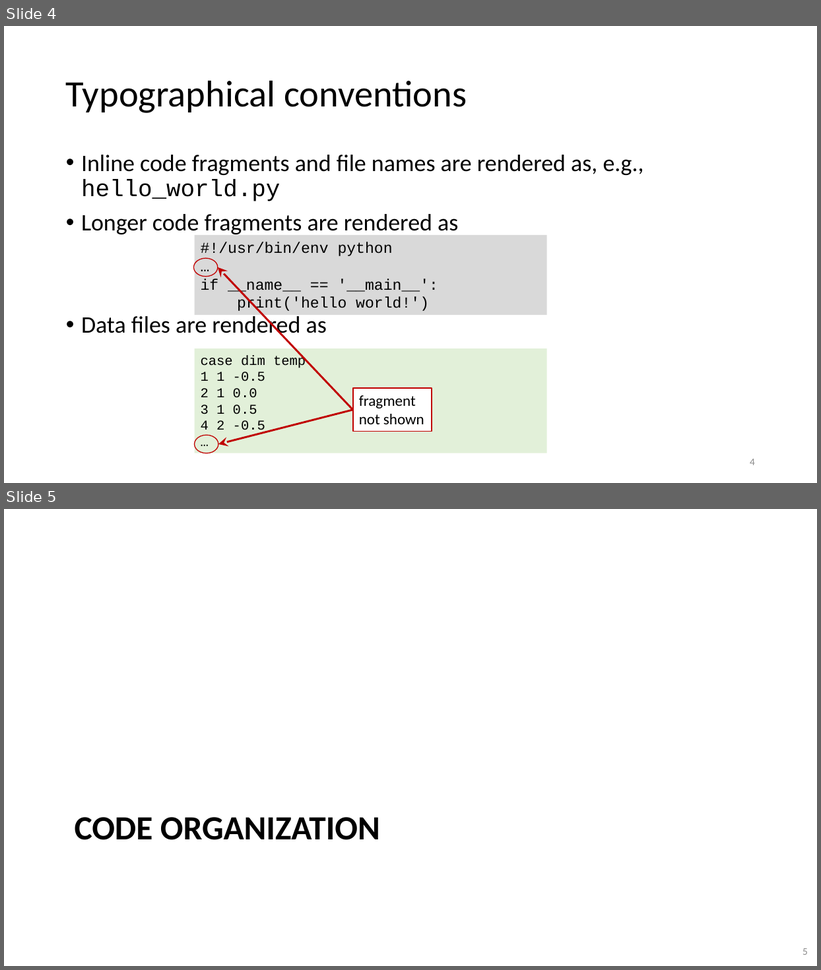
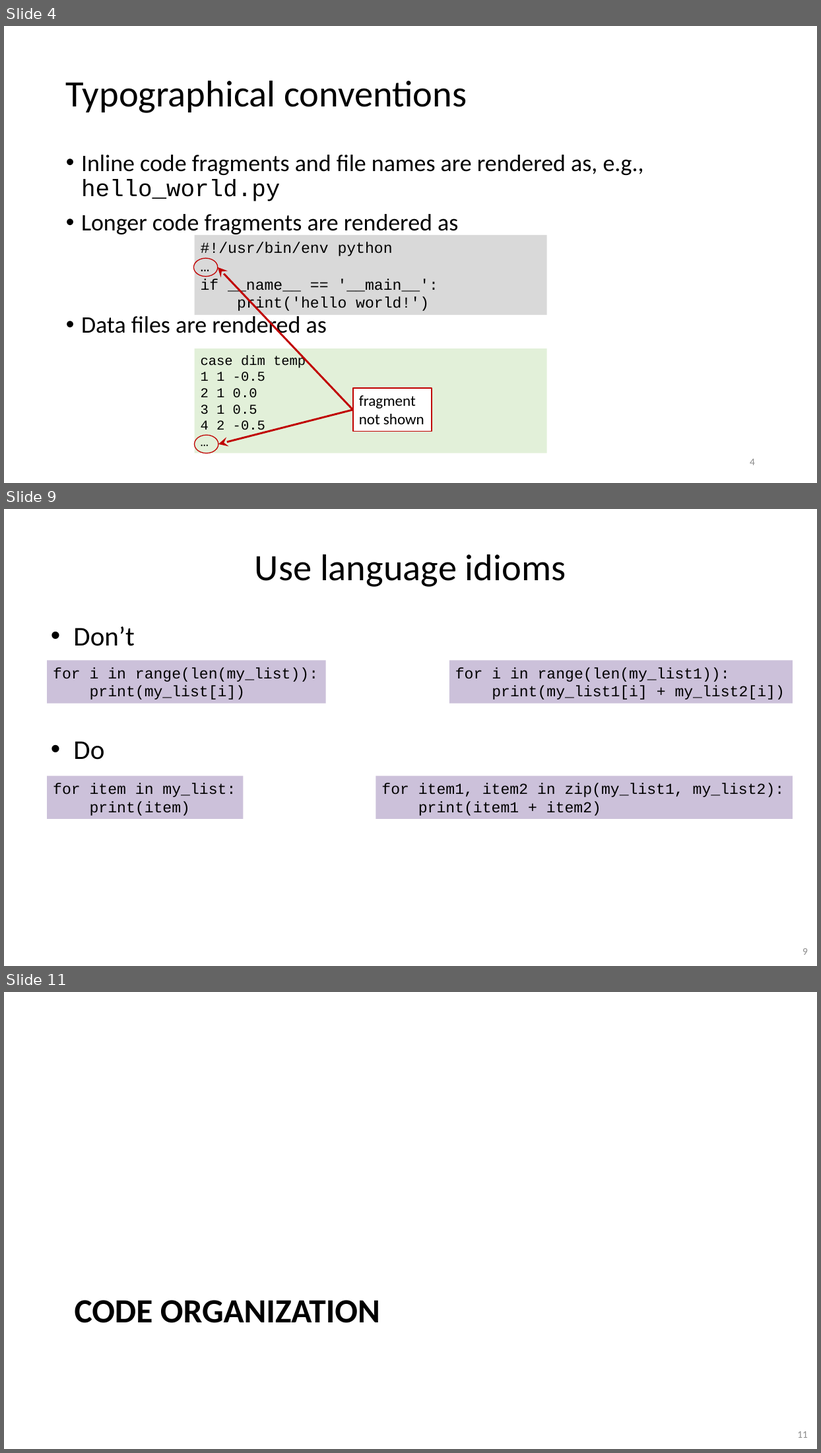
Before and after one commit to gjbex/Python-software-engineering, a slide deck: python_software_engineering.pptx. Shown one above the other, each under a label of ours: slides 4 and 5 before the commit, slides 4, 9 and 11 after it; the slides between them are not shown. The pictures are 821x970 and 821x1453 pixels, drawn with LibreOffice and Linux fonts; fonts in the diff are those of the drawing. Boxes give left, top, right and bottom in pixels: in the first picture for what was removed or moved away, otherwise in the second. Text is boxed around its words. In the diff, an @@ line names an element or a change of style, - is before the commit and + after.

```diff
--- a/python_software_engineering.pptx
+++ b/python_software_engineering.pptx
@@ slide 9 added at box(4, 509, 817, 966), background #FFFFFF @@
@@ title added at box(255, 554, 566, 587), 44 pt, text #000000 @@
+Use language idioms
@@ text added at box(73, 626, 134, 760), 32 pt, text #000000 @@
+• Don’t
+• Do
@@ rectangle added at box(47, 660, 325, 704), fill #CCC1DA, 18 pt, text #000000 @@
+for i in range(len(my_list)):
+print(my_list[i])
@@ rectangle added at box(450, 660, 793, 704), fill #CCC1DA, 18 pt, text #000000 @@
+for i in range(len(my_list1)):
+print(my_list1[i] + my_list2[i])
@@ rectangle added at box(47, 776, 243, 819), fill #CCC1DA, 18 pt, text #000000 @@
+for item in my_list:
+print(item)
@@ rectangle added at box(376, 776, 793, 819), fill #CCC1DA, 18 pt, text #000000 @@
+for item1, item2 in zip(my_list1, my_list2):
+print(item1 + item2)
@@ page number added at box(803, 949, 808, 955), 12 pt, text #8C8C8C @@
+9
@@ what was slide 5 is now slide 11 @@
@@ page number at box(797, 1432, 808, 1438): text changed @@
-5
+11
```
Also in this commit, not shown: 3 slides changed, 6 other slides added.
